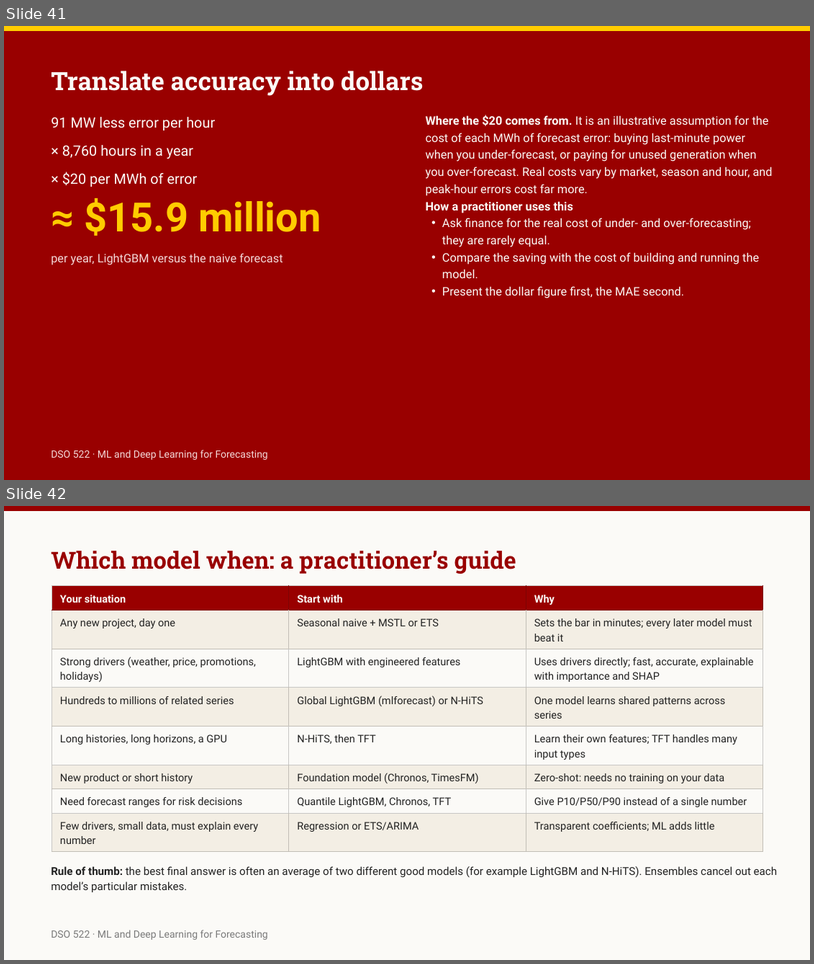
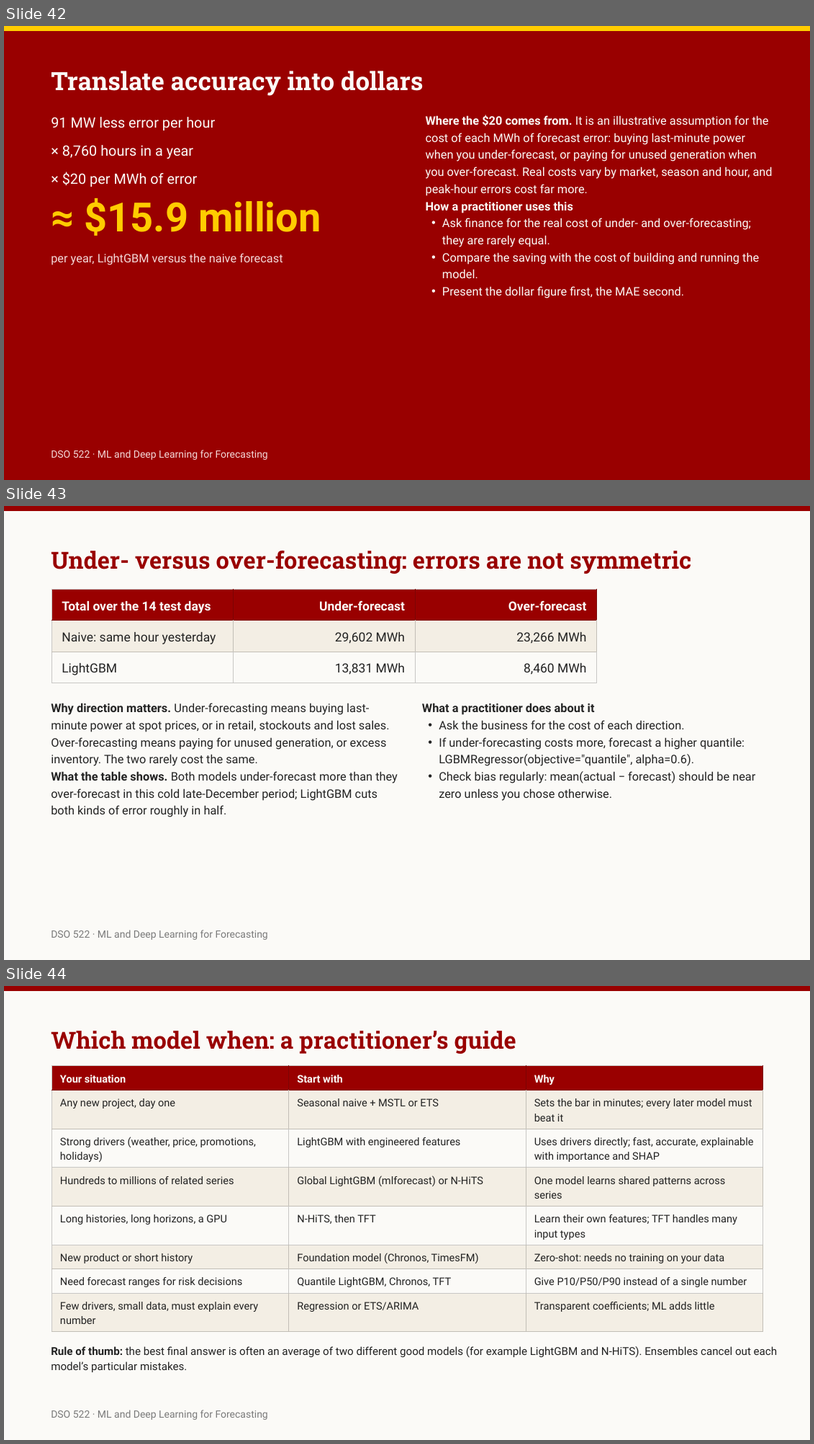
Before and after one commit to robertasgabrys/Forecasting, a slide deck: ML and Deep Learning for Forecasting.pptx. Shown one above the other, each under a label of ours: slides 41 and 42 before the commit, slides 42, 43 and 44 after it. The pictures are 814x964 and 814x1444 pixels, drawn with LibreOffice and Linux fonts; fonts in the diff are those of the drawing. Boxes give left, top, right and bottom in pixels: in the first picture for what was removed or moved away, otherwise in the second. Text is boxed around its words. In the diff, an @@ line names an element or a change of style, - is before the commit and + after.

```diff
--- a/ML and Deep Learning for Forecasting.pptx
+++ b/ML and Deep Learning for Forecasting.pptx
@@ slide 43 added at [4, 506, 810, 960], background #FBFAF7 @@
@@ rectangle added at [4, 506, 810, 511], fill #990000 @@
@@ title added at [51, 550, 692, 574], 28 pt, text #990000, bold @@
+Under- versus over-forecasting: errors are not symmetric
@@ table added at [52, 590, 598, 683], 3 rows, 3 columns @@
+Total over the 14 test days | Under-forecast | Over-forecast
+Naive: same hour yesterday | 29,602 MWh | 23,266 MWh
+LightGBM | 13,831 MWh | 8,460 MWh
@@ text added at [51, 703, 390, 766], 14 pt, text #222222 @@
+Why direction matters. Under-forecasting means buying last-minute power at spot prices, or in retail, stockouts and lost sales. Over-forecasting means paying for unused generation, or excess inventory. The two rarely cost the same.
@@ text added at [422, 703, 756, 800], 14 pt, text #222222 @@
+What a practitioner does about it
+• Ask the business for the cost of each direction.
+• If under-forecasting costs more, forecast a higher quantile: LGBMRegressor(objective="quantile", alpha=0.6).
+• Check bias regularly: mean(actual − forecast) should be near zero unless you chose otherwise.
@@ text added at [51, 771, 398, 817], 14 pt, text #222222 @@
+What the table shows. Both models under-forecast more than they over-forecast in this cold late-December period; LightGBM cuts both kinds of error roughly in half.
@@ text added at [51, 929, 268, 939], 12 pt, text #7A7A7A @@
+DSO 522 · ML and Deep Learning for Forecasting
@@ what was slide 41 is now slide 42 @@
@@ what was slide 42 is now slide 44 @@
```
Also in this commit, not shown: 4 slides changed, 2 other slides added, 3 other files.
